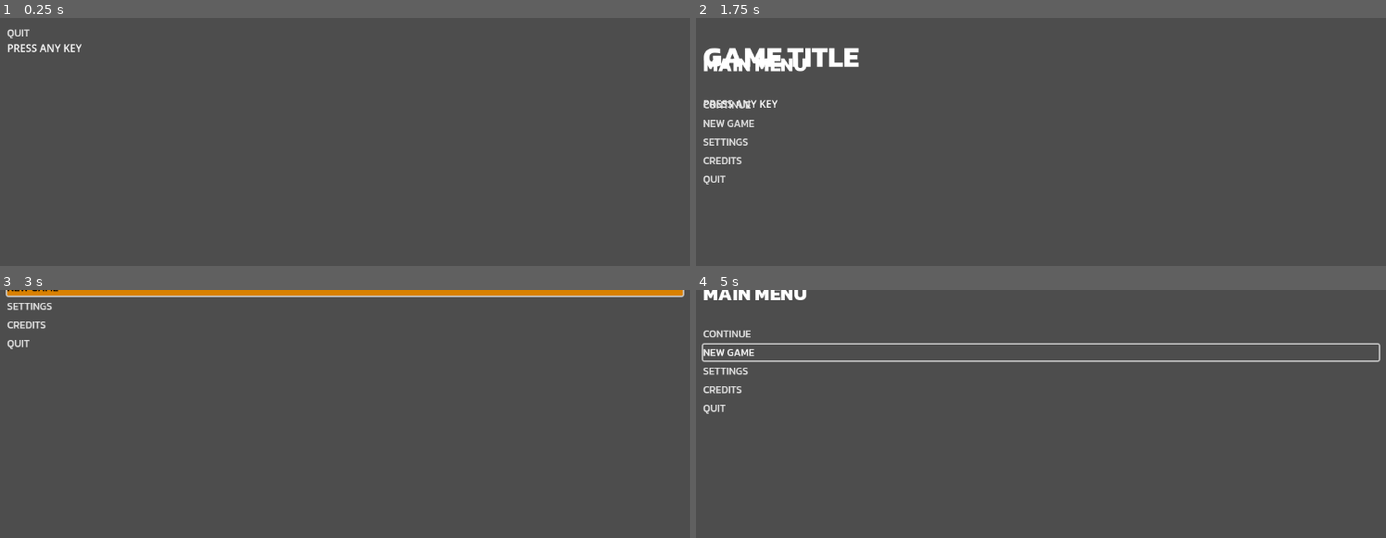
Above: before the commit, frames 1-4 (two rows, left to right).
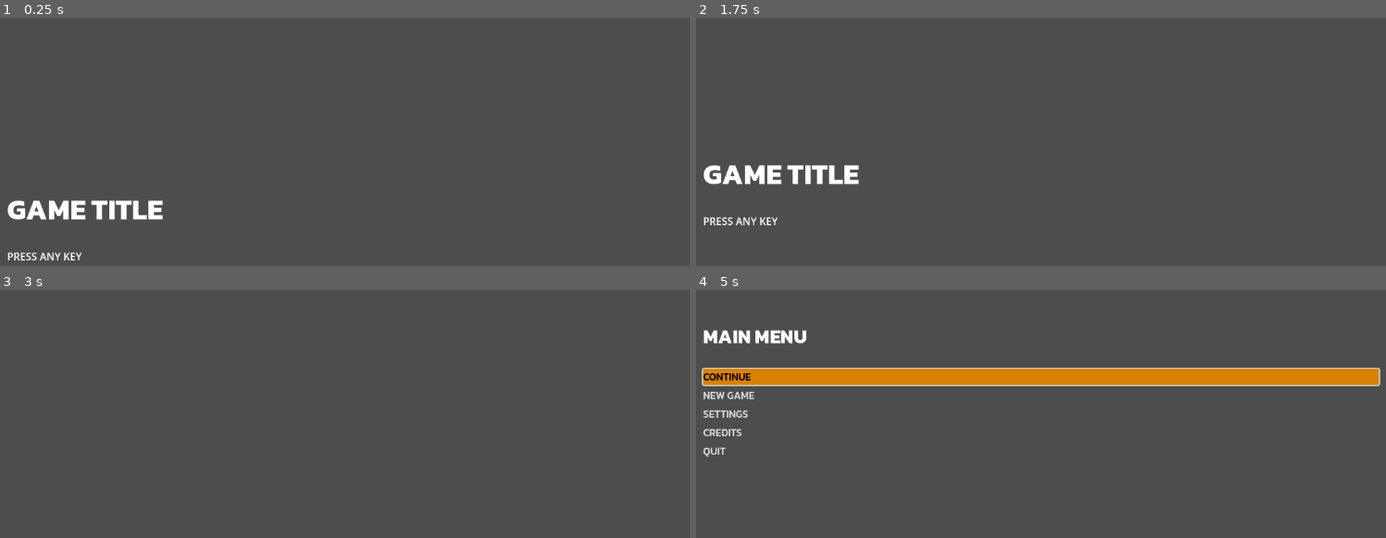
Above: after the commit, the same moments.

Repository: johnordberg/godot_template
Game: Godot game, scene res://main.tscn
Two runs of this game, one before a commit and one after it. Both use one fixed random seed, a clock stepped at 60 frames per second and the inputs below.
Inputs (mouse positions are in pixels of both pictures, inside the frame that each line leads up to):
- Up to frame 1 (0.25 s): no input
- Up to frame 2 (1.75 s): tap Enter at 0.5 s; click "NEW GAME" at 1.25 s
- Up to frame 3 (3 s): tap Enter at 2 s; click "NEW GAME" at 2.75 s
- Up to frame 4 (5 s): tap Enter at 3.5 s; click (1041, 376) at 4.25 s, where only the run after the commit has a clickable "CONTINUE"

The runs differ from the first frame. In frame 1, 1.6% of the frame differs, in the area x 1-24%, y 4-98%; in frame 2, 3.4%; in frame 3, 3.2%; in frame 4, 11%, in the area x 0-100%, y 0-68%.

Commit message:
fixed ui ease animation issues

Diff:
--- a/ui/full_menu.gd
+++ b/ui/full_menu.gd
@@ -1,24 +1,28 @@
 extends Control
-var original_y = position.y
+
+var original_y = 0
 var screen_height
+
 @export var shown = false
-@export var animation_player: AnimationPlayer
+@export var animation_length: float = .2
+var animation_progress: float = 0.0
 
 const MENU_EASING = preload("res://ui/menu_easing.tres")
 
 func _ready():
 	screen_height = get_tree().get_root().size.y
 	if not shown:
-		animation_player.play("hide")
-		animation_player.seek(1.0)
+		position.y = -screen_height
+	else:
+		position.y = 0
 
 func _process(delta):
 	if shown:
-		if animation_player.current_animation != "show":
-			animation_player.play("show")
+		animation_progress -= delta / animation_length
 	else:
-		if animation_player.current_animation != "hide":
-			animation_player.play("hide")
+		animation_progress += delta / animation_length
+	animation_progress = clamp(animation_progress, 0, 1)
+	position.y = original_y - (get_curve_point(animation_progress) * screen_height)
 
 func show_menu():
 	shown = true
@@ -26,6 +30,5 @@
 func hide_menu():
 	shown = false
 
-
-func _on_animation_player_animation_finished(anim_name):
-	animation_player.pause()
+func get_curve_point(x_coord):
+	return MENU_EASING.sample(x_coord)
--- a/ui/main_menu.gd
+++ b/ui/main_menu.gd
@@ -25,7 +25,7 @@
 	pass # Replace with function body.
 
 func _on_new_game_button_button_up():
-	change_menu(Menu_States.MENU, new_menu)
+	change_menu(Menu_States.INTRO, new_menu)
 
 func _on_settings_button_button_up():
 	change_menu(Menu_States.MENU, settings_menu)
--- a/ui/main_menu.tscn
+++ b/ui/main_menu.tscn
@@ -1,114 +1,10 @@
-[gd_scene load_steps=14 format=3 uid="uid://dn57f4rfj4sjl"]
+[gd_scene load_steps=6 format=3 uid="uid://dn57f4rfj4sjl"]
 
 [ext_resource type="Script" path="res://ui/main_menu.gd" id="1_bjfrd"]
 [ext_resource type="Script" path="res://ui/full_menu.gd" id="2_72lm6"]
 [ext_resource type="Theme" uid="uid://b05mpc8otnxng" path="res://assets/font_themes/default_font_theme.tres" id="2_vitub"]
 [ext_resource type="FontFile" uid="uid://b0o18y185xh12" path="res://assets/fonts/Kanit-Bold.ttf" id="3_lr8k7"]
 [ext_resource type="Theme" uid="uid://bhhomdtao85s7" path="res://assets/font_themes/default_menu_buttons.tres" id="4_5l04t"]
-
-[sub_resource type="Animation" id="Animation_lago0"]
-resource_name = "hide"
-tracks/0/type = "value"
-tracks/0/imported = false
-tracks/0/enabled = true
-tracks/0/path = NodePath("../IntroMenu:position")
-tracks/0/interp = 1
-tracks/0/loop_wrap = true
-tracks/0/keys = {
-"times": PackedFloat32Array(0, 0.5),
-"transitions": PackedFloat32Array(1, 1),
-"update": 0,
-"values": [Vector2(0, 0), Vector2(0, -650)]
-}
-
-[sub_resource type="Animation" id="Animation_v7pba"]
-resource_name = "show"
-tracks/0/type = "value"
-tracks/0/imported = false
-tracks/0/enabled = true
-tracks/0/path = NodePath("../IntroMenu:position")
-tracks/0/interp = 1
-tracks/0/loop_wrap = false
-tracks/0/keys = {
-"times": PackedFloat32Array(0, 0.5),
-"transitions": PackedFloat32Array(1, 1),
-"update": 0,
-"values": [Vector2(0, -650), Vector2(0, 0)]
-}
-
-[sub_resource type="Animation" id="Animation_citcc"]
-length = 0.001
-tracks/0/type = "value"
-tracks/0/imported = false
-tracks/0/enabled = true
-tracks/0/path = NodePath("../IntroMenu:position")
-tracks/0/interp = 1
-tracks/0/loop_wrap = true
-tracks/0/keys = {
-"times": PackedFloat32Array(0),
-"transitions": PackedFloat32Array(1),
-"update": 0,
-"values": [Vector2(0, 0)]
-}
-
-[sub_resource type="AnimationLibrary" id="AnimationLibrary_f3cfj"]
-_data = {
-"RESET": SubResource("Animation_citcc"),
-"hide": SubResource("Animation_lago0"),
-"show": SubResource("Animation_v7pba")
-}
-
-[sub_resource type="Animation" id="Animation_fvjvs"]
-resource_name = "hide"
-tracks/0/type = "value"
-tracks/0/imported = false
-tracks/0/enabled = true
-tracks/0/path = NodePath(".:position")
-tracks/0/interp = 2
-tracks/0/loop_wrap = false
-tracks/0/keys = {
-"times": PackedFloat32Array(0, 0.5),
-"transitions": PackedFloat32Array(1, 1),
-"update": 0,
-"values": [Vector2(0, 0), Vector2(0, -649)]
-}
-
-[sub_resource type="Animation" id="Animation_lr80u"]
-length = 0.001
-tracks/0/type = "value"
-tracks/0/imported = false
-tracks/0/enabled = true
-tracks/0/path = NodePath(".:position")
-tracks/0/interp = 1
-tracks/0/loop_wrap = true
-tracks/0/keys = {
-"times": PackedFloat32Array(0),
-"transitions": PackedFloat32Array(1),
-"update": 0,
-"values": [Vector2(0, 0)]
-}
-
-[sub_resource type="Animation" id="Animation_5bi7u"]
-resource_name = "show"
-tracks/0/type = "value"
-tracks/0/imported = false
-tracks/0/enabled = true
-tracks/0/path = NodePath(".:position")
-tracks/0/interp = 1
-tracks/0/loop_wrap = true
-tracks/0/keys = {
-"times": PackedFloat32Array(0, 0.5),
-"transitions": PackedFloat32Array(1, 1),
-"update": 0,
-"values": [Vector2(0, -649), Vector2(0, 0)]
-}
-
-[sub_resource type="AnimationLibrary" id="AnimationLibrary_8apas"]
-_data = {
-"RESET": SubResource("Animation_lr80u"),
-"hide": SubResource("Animation_fvjvs"),
-"show": SubResource("Animation_5bi7u")
-}
 
 [node name="MainMenu" type="Control" node_paths=PackedStringArray("intro_menu", "game_menu", "new_menu")]
 layout_mode = 3
@@ -122,22 +18,17 @@
 game_menu = NodePath("GameMenu")
 new_menu = NodePath("IntroMenu")
 
-[node name="IntroMenu" type="Control" parent="." node_paths=PackedStringArray("animation_player")]
+[node name="IntroMenu" type="Control" parent="."]
 layout_mode = 1
 anchors_preset = 15
 anchor_right = 1.0
 anchor_bottom = 1.0
+offset_top = -650.0
+offset_bottom = -650.0
 grow_horizontal = 2
 grow_vertical = 2
 script = ExtResource("2_72lm6")
 shown = true
-animation_player = NodePath("AnimationPlayer")
-
-[node name="AnimationPlayer" type="AnimationPlayer" parent="IntroMenu"]
-libraries = {
-"": SubResource("AnimationLibrary_f3cfj")
-}
-autoplay = "show"
 
 [node name="MarginContainer" type="MarginContainer" parent="IntroMenu"]
 layout_mode = 1
@@ -172,7 +63,7 @@
 text = "Press any key"
 uppercase = true
 
-[node name="GameMenu" type="Control" parent="." node_paths=PackedStringArray("animation_player")]
+[node name="GameMenu" type="Control" parent="."]
 layout_mode = 1
 anchors_preset = 15
 anchor_right = 1.0
@@ -180,12 +71,6 @@
 grow_horizontal = 2
 grow_vertical = 2
 script = ExtResource("2_72lm6")
-animation_player = NodePath("AnimationPlayer2")
-
-[node name="AnimationPlayer2" type="AnimationPlayer" parent="GameMenu"]
-libraries = {
-"": SubResource("AnimationLibrary_8apas")
-}
 
 [node name="MarginContainer2" type="MarginContainer" parent="GameMenu"]
 layout_mode = 1
@@ -254,7 +139,6 @@
 
 [node name="Timer" type="Timer" parent="."]
 
-[connection signal="animation_finished" from="IntroMenu/AnimationPlayer" to="IntroMenu" method="_on_animation_player_animation_finished"]
 [connection signal="button_up" from="GameMenu/MarginContainer2/Control/VBoxContainer/ContinueButton" to="." method="_on_continue_button_button_up"]
 [connection signal="button_up" from="GameMenu/MarginContainer2/Control/VBoxContainer/NewGameButton" to="." method="_on_new_game_button_button_up"]
 [connection signal="button_up" from="GameMenu/MarginContainer2/Control/VBoxContainer/SettingsButton" to="." method="_on_settings_button_button_up"]
--- a/ui/menu_easing.tres
+++ b/ui/menu_easing.tres
@@ -1,5 +1,5 @@
 [gd_resource type="Curve" format=3 uid="uid://cq0qxflwt43qn"]
 
 [resource]
-_data = [Vector2(0, 0), 0.0, 3.46154, 0, 0, Vector2(1, 1), 1.03448, 0.0, 0, 0]
+_data = [Vector2(0, 0), 0.0, 0.121457, 0, 0, Vector2(1, 1), 0.14652, 0.0, 0, 0]
 point_count = 2
